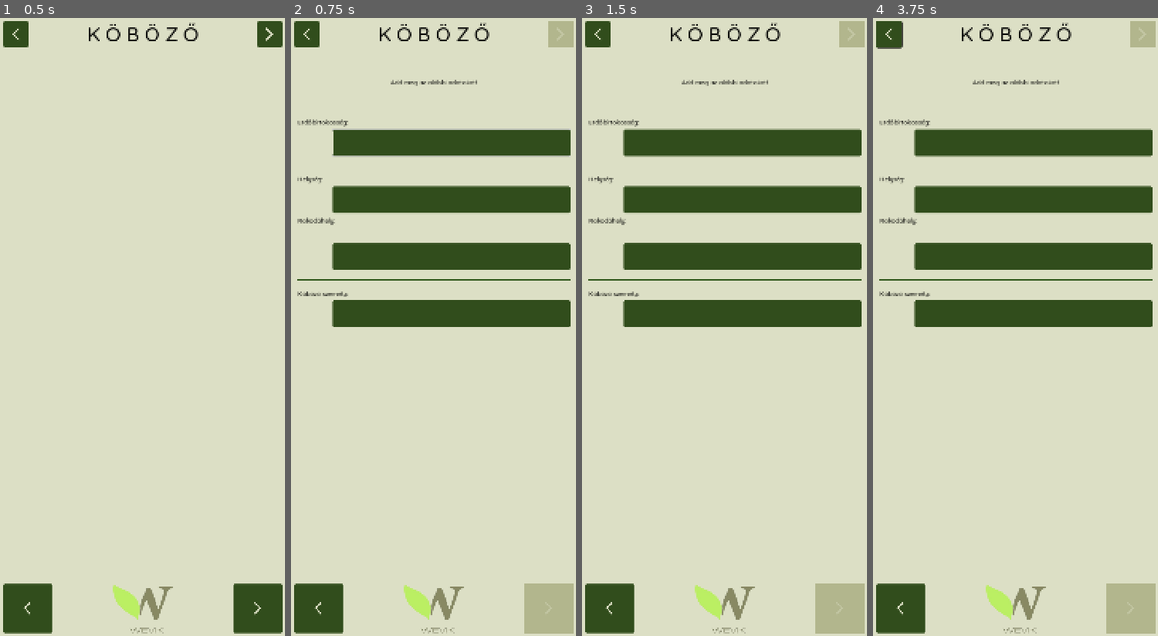
Above: before the commit, frames 1-4 (left to right).
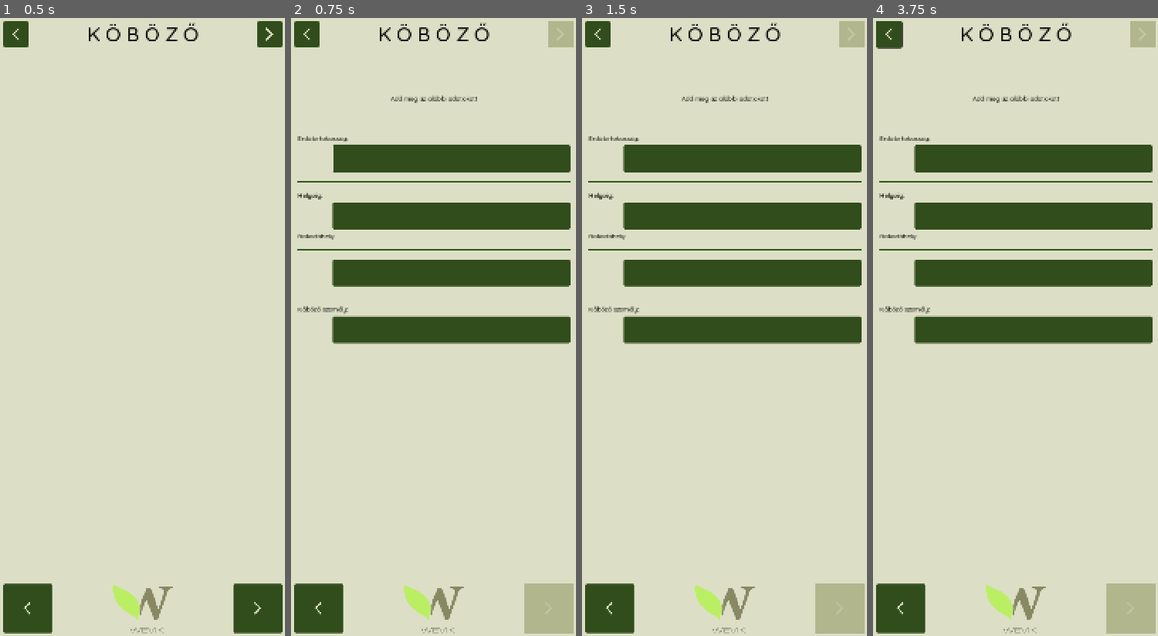
Above: after the commit, the same moments.

Repository: rolika/kob_g
Game: Godot game, scene res://main.tscn
Two runs of this game, one before a commit and one after it. Both use one fixed random seed, a clock stepped at 60 frames per second and the inputs below.
Inputs (mouse positions are in pixels of both pictures, inside the frame that each line leads up to):
- Up to frame 1 (0.5 s): no input
- Up to frame 2 (0.75 s): click (558, 36) at 0.52 s
- Up to frame 3 (1.5 s): click (724, 605) at 1.25 s
- Up to frame 4 (3.75 s): click (1015, 605) at 2 s; click (1015, 605) at 2.75 s; click (890, 36) at 3.52 s

Frame 1 is identical in both runs. In frame 2, 19% of the frame differs, in the area x 2-99%, y 10-53%; in frame 3, 19%; in frame 4, 19%.

Commit message:
add separator aroung hud content

Diff:
--- a/scenes/hud.tscn
+++ b/scenes/hud.tscn
@@ -1,9 +1,11 @@
-[gd_scene load_steps=11 format=3 uid="uid://cumltahf0qpyi"]
+[gd_scene load_steps=12 format=3 uid="uid://cumltahf0qpyi"]
 
 [ext_resource type="Script" uid="uid://do1juptun06q8" path="res://scripts/hud.gd" id="1_6fi6k"]
 [ext_resource type="Texture2D" uid="uid://bgvnxgaceb36u" path="res://assets/icons/backward_icon.png" id="1_oo0fn"]
 [ext_resource type="Texture2D" uid="uid://bjgcj1ja71uec" path="res://assets/icons/forward_icon.png" id="2_5ysmq"]
 [ext_resource type="Texture2D" uid="uid://o7vhkl1djkdl" path="res://assets/icons/wevik_icon.png" id="3_5ysmq"]
+
+[sub_resource type="StyleBoxEmpty" id="StyleBoxEmpty_6fi6k"]
 
 [sub_resource type="StyleBoxEmpty" id="StyleBoxEmpty_uo2fv"]
 
@@ -50,11 +52,22 @@
 layout_mode = 2
 icon = ExtResource("2_5ysmq")
 
+[node name="HSeparator" type="HSeparator" parent="VBoxContainer"]
+layout_mode = 2
+theme_override_constants/separation = 32
+theme_override_styles/separator = SubResource("StyleBoxEmpty_6fi6k")
+
 [node name="ContentContainer" type="MarginContainer" parent="VBoxContainer"]
-custom_minimum_size = Vector2(704, 1340)
+clip_contents = true
+custom_minimum_size = Vector2(704, 1260)
 layout_mode = 2
 theme_override_constants/margin_left = 8
 theme_override_constants/margin_right = 8
+
+[node name="HSeparator2" type="HSeparator" parent="VBoxContainer"]
+layout_mode = 2
+theme_override_constants/separation = 32
+theme_override_styles/separator = SubResource("StyleBoxEmpty_6fi6k")
 
 [node name="FooterContainer" type="HBoxContainer" parent="VBoxContainer"]
 custom_minimum_size = Vector2(704, 64)
--- a/scenes/restore.tscn
+++ b/scenes/restore.tscn
@@ -3,7 +3,7 @@
 [ext_resource type="Script" uid="uid://dtlfdgttv3qsy" path="res://scripts/restore.gd" id="1_xoj2h"]
 
 [node name="RestoreScrollContainer" type="ScrollContainer"]
-custom_minimum_size = Vector2(688, 1340)
+custom_minimum_size = Vector2(688, 1260)
 offset_right = 688.0
 offset_bottom = 800.0
 horizontal_scroll_mode = 0
--- a/scenes/session.tscn
+++ b/scenes/session.tscn
@@ -9,7 +9,7 @@
 thickness = 2
 
 [node name="SessionScrollContainer" type="ScrollContainer"]
-custom_minimum_size = Vector2(688, 1340)
+custom_minimum_size = Vector2(688, 1260)
 offset_right = 704.0
 offset_bottom = 1332.0
 script = ExtResource("1_wfdo7")
